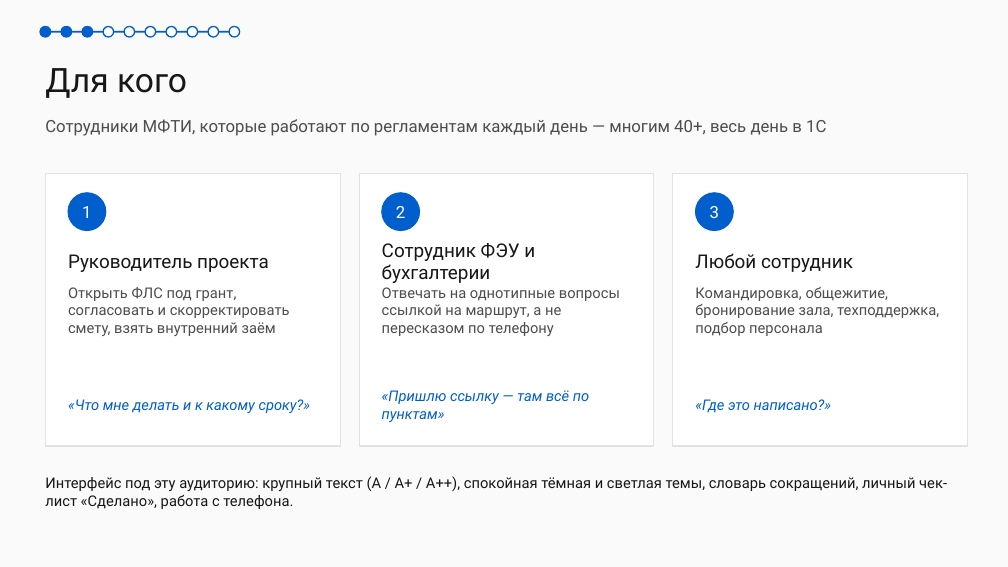
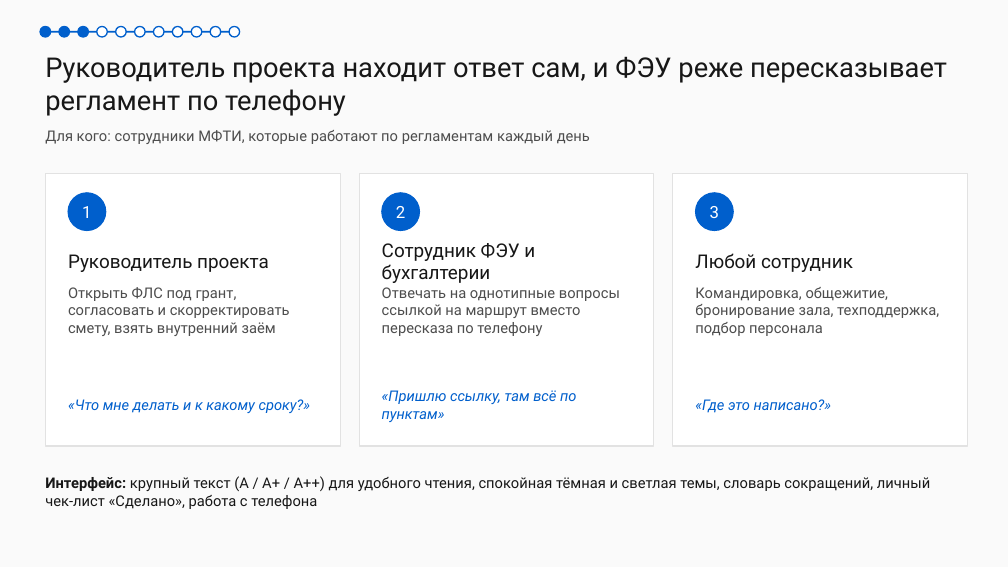
Before and after one commit to alteralto/marshrut, a slide deck: slide 3 of docs/pitch/Маршрут-презентация.pptx. Drawn at 1008x567 pixels with LibreOffice and Linux fonts; fonts in the diff are those of the drawing. Boxes give left, top, right and bottom in pixels: in the first picture for what was removed or moved away, otherwise in the second. Text is boxed around its words. In the diff, an @@ line names an element or a change of style, - is before the commit and + after.

```diff
--- a/docs/pitch/Маршрут-презентация.pptx
+++ b/docs/pitch/Маршрут-презентация.pptx
@@ ellipse: place and size @@
-ellipse at [82, 26, 93, 37]
+ellipse at [78, 26, 88, 37]
@@ ellipse: place and size @@
-ellipse at [103, 26, 113, 37]
+ellipse at [97, 26, 107, 37]
@@ ellipse: place and size @@
-ellipse at [124, 26, 135, 37]
+ellipse at [116, 26, 126, 37]
@@ ellipse added at [135, 26, 145, 37], fill #FFFFFF, outline #005FCC 1.25 pt @@
@@ ellipse: place and size @@
-ellipse at [145, 26, 156, 37]
+ellipse at [154, 26, 164, 37]
@@ ellipse: place and size @@
-ellipse at [166, 26, 177, 37]
+ellipse at [172, 26, 183, 37]
@@ ellipse: place and size @@
-ellipse at [187, 26, 197, 37]
+ellipse at [191, 26, 202, 37]
@@ text added at [45, 56, 947, 116], 26 pt, text #171717 @@
+Руководитель проекта находит ответ сам, и ФЭУ реже пересказывает регламент по телефону
@@ text removed at [45, 68, 187, 98] @@
-Для кого
@@ text at [45, 130, 590, 144]: text changed; size 16 to 14 pt @@
-Сотрудники МФТИ, которые работают по регламентам каждый день — многим 40+, весь день в 1С
+Для кого: сотрудники МФТИ, которые работают по регламентам каждый день
@@ text at [382, 287, 620, 336]: text changed @@
-Отвечать на однотипные вопросы ссылкой на маршрут, а не пересказом по телефону
+Отвечать на однотипные вопросы ссылкой на маршрут вместо пересказа по телефону
@@ text at [382, 390, 576, 422]: text changed @@
-«Пришлю ссылку — там всё по пунктам»
+«Пришлю ссылку, там всё по пунктам»
@@ text at [45, 476, 930, 509]: text changed @@
-Интерфейс под эту аудиторию: крупный текст (А / А+ / А++), спокойная тёмная и светлая темы, словарь сокращений, личный чек-лист «Сделано», работа с телефона.
+Интерфейс: крупный текст (А / А+ / А++) для удобного чтения, спокойная тёмная и светлая темы, словарь сокращений, личный чек-лист «Сделано», работа с телефона
```
Also in this commit, not shown: 5 other slides changed, 5 slides added, 4 slides removed, 14 other files.
